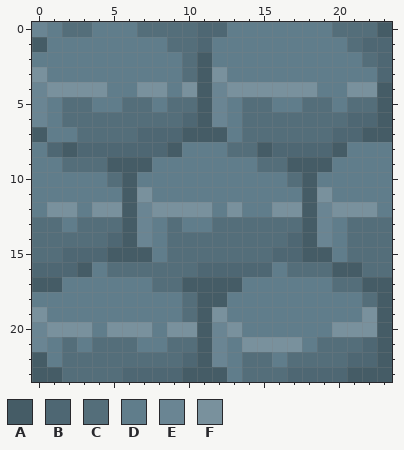
One commit to this pixel-art sprite: sprites/walls/brick_bottom.png. This is how it looked before the edit.
The file is 24x24 pixels.
Palette (. is transparent): A #455c66  B #4e6773  C #546e7a  D #607d8b  E #6a8593  F #79919d
Pixels before, first column x 0:
 0 EDCCDDDCCCCBBDDDDDDDCCCA
 1 ADDDDDDDDCCBDDDDDDDDDCBB
 2 DDDDDDDDDDCADDDDDDDDDDCB
 3 FDDDDDDDDDCAFDDDDDDDDDDB
 4 EFFFFDDFFDFAEFFFFFFDDFFA
 5 EDCCDDCCDCCAEDCCDDCCDCCA
 6 EDCCCCCCCCBAEDCCCCCCCBBA
 7 ADDCCCCBBBAAADCCCCCCBBAA
 8 DBABBBBBBADDDCCABBBBADDD
 9 DDCCCAAADDDDDDDCCAAADDDD
10 DDDDDCADDDDDDDDDDCADDDDD
11 DDDDDDAFDDDDDDDDDDAFDDDD
12 DFFDFFAEFFFFDFDDFFAEFFFD
13 CCDCCCAEDCDDCCCCCCAEDCCC
14 CCCCCBAEDCCCCCCCCBAEDCCC
15 CCBBBAAADCCCCCCCBBAADCCC
16 BBBADCCCCCCBBBBBDCCCAACC
17 AADDDDDDCCAAAADDDDDDCCAA
18 DDDDDDDDDDCAADDDDDDDDDCA
19 FDDDDDDDDDCAFDDDDDDDDDFA
20 EFFFDFFFDFFAEFDDDDDDFFFA
21 EDCDCCCDDCCAEDFFFFDCCCBA
22 ADCCCCCCCCBAEDCCDCCCCBBA
23 AACCCCBBBBAAADCCCBBBBAAA
The result:
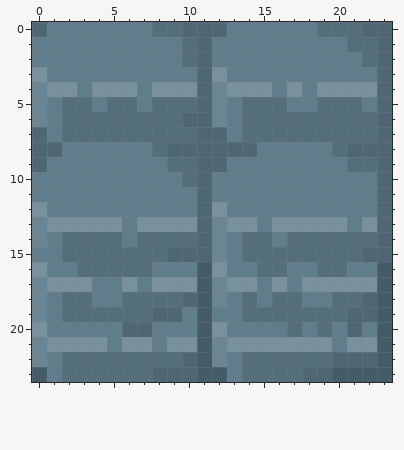
The exact change:
Changed rows in their new state; - is an unchanged pixel.
first column x 0:
 0 B-DD---D--B--------C--BB
 1 D--------D------------C-
 2 -----------B------------
 3 ----------DB------------
 4 ---D-FFD-F-B----D-DFF--B
 5 -----C-DC--B----C-D-C-DB
 6 -----------B---------CCB
 7 B-C----CCCCBB-------CCCB
 8 B-DDDDDDCBBBBBBDDDDDCBBB
 9 B-DDDDDD-CCBB--DDDDD-CCB
10 -----DD---CB-----DD----B
11 ------DD---B------DD---B
12 FDD-DDDDDDDBFD--DDDDDDDB
13 EFFFFFDFFFFBEFFDFFFFFDFB
14 ED---CDCC--BED--DCCCC--B
15 DDCCCCCCCBBBED--CCCCC-BB
16 FDDCC---DDDAFDDCCDD-CDDA
17 EFFF--F-FFF-EFF-F-FFFFF-
18 E-CC--CCCCB-E-C-CC--CCB-
19 E-CCCCCCBBD-D-CCCCCCCBB-
20 FDDD-DBB-DD-FD---C-CDBD-
21 -FFFFDFF-FF--F----FFDFF-
22 E---------------C---B---
23 -D----CC--B------C--A---
Boxes around the changes in both pictures, in picture pixels (x1, y1, x2, y2):
changed: (32, 22, 392, 382)
